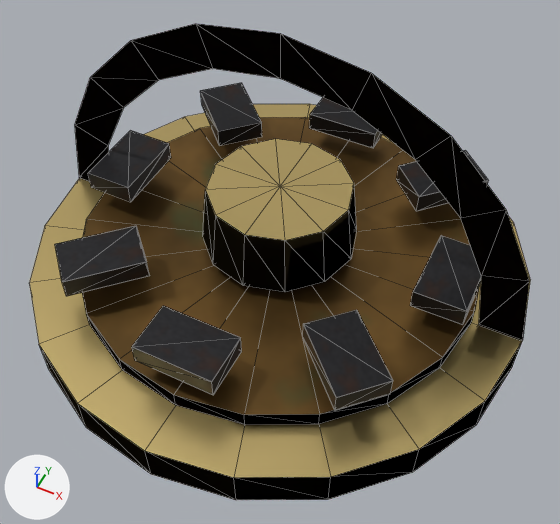
An edit to the Blender file blender_src/props/bagua_lock.blend, drawn before and after from the same camera.
Both versions are drawn from a camera (50 mm lens) standing at (0.173, -0.345, 0.45) and looking at (0.003, -0.005, 0.026). Lighting does not change. The marker at lower left points along +X, +Y and +Z. The first picture is the older version. Mesh edges are drawn as thin lines.

Objects in the first picture: 'Base', 'BaseRing', 'Knob', 'Ring', 'Slot0', 'Slot1', 'Slot2', 'Slot3', 'Slot4', 'Slot5', 'Slot6', 'Slot7'.
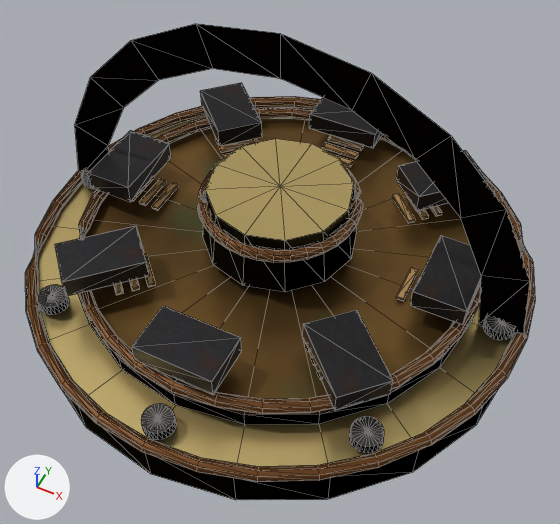
Scene script edits in JSON lines:
```json
{"op": "add", "block": "img_t_bronze_001", "code": ["img_t_bronze_001 = load_image('t_bronze.001', '_unpacked/t_bronze.001', 256, 256, 'sRGB')"]}
{"op": "add", "block": "mat_oldgoldthread", "code": ["mat_oldgoldthread = principled_material('OldGoldThread')", "mat_oldgoldthread.base_color = (0.48, 0.27, 0.095)  # orange #b88e57", "mat_oldgoldthread.metallic = 0.23", "mat_oldgoldthread.roughness = 0.58"]}
{"op": "add", "block": "mat_sootiron", "code": ["mat_sootiron = principled_material('SootIron')", "mat_sootiron.base_color = (0.053, 0.047, 0.04)  # dark grey #413d38", "mat_sootiron.metallic = 0.65", "mat_sootiron.roughness = 0.71"]}
{"op": "add", "block": "mat_oxidizedbrass", "code": ["mat_oxidizedbrass = bpy.data.materials.new('OxidizedBrass')", "# colours: beige #d6af81", "# uses the picture img_t_bronze_001"]}
{"op": "add", "block": "me_art_oldgoldthread", "code": ["me_art_oldgoldthread = bpy.data.meshes.new('Art_OldGoldThread')", "me_art_oldgoldthread.from_pydata(...)  # 576 vertices, 288 faces; spans x -0.122..0.122, y -0.122..0.122, z 0.044..0.046", "me_art_oldgoldthread.materials.append(mat_oldgoldthread)  # orange #b88e57"]}
{"op": "add", "block": "me_art_sootiron", "code": ["me_art_sootiron = bpy.data.meshes.new('Art_SootIron')", "me_art_sootiron.from_pydata(...)  # 1920 vertices, 768 faces; spans x -0.173..0.173, y -0.173..0.173, z 0.034..0.042", "me_art_sootiron.materials.append(mat_sootiron)  # dark grey #413d38"]}
{"op": "add", "block": "me_art_oxidizedbrass", "code": ["me_art_oxidizedbrass = bpy.data.meshes.new('Art_OxidizedBrass')", "me_art_oxidizedbrass.from_pydata(...)  # 891 vertices, 1536 faces; spans x -0.183..0.182, y -0.183..0.183, z 0.029..0.087", "me_art_oxidizedbrass.materials.append(mat_oxidizedbrass)"]}
{"op": "add", "block": "ob_art_oldgoldthread", "code": ["ob_art_oldgoldthread = bpy.data.objects.new('Art_OldGoldThread', me_art_oldgoldthread)", "ob_art_oldgoldthread.parent = ob_bagua_lock", "ob_art_oldgoldthread.location = (0.0, 0.0, 0.0)"]}
{"op": "add", "block": "ob_art_sootiron", "code": ["ob_art_sootiron = bpy.data.objects.new('Art_SootIron', me_art_sootiron)", "ob_art_sootiron.parent = ob_bagua_lock", "ob_art_sootiron.location = (0.0, 0.0, 0.0)"]}
{"op": "add", "block": "ob_art_oxidizedbrass", "code": ["ob_art_oxidizedbrass = bpy.data.objects.new('Art_OxidizedBrass', me_art_oxidizedbrass)", "ob_art_oxidizedbrass.parent = ob_bagua_lock", "ob_art_oxidizedbrass.location = (0.0, 0.0, 0.0)"]}
```

Boxes [x1, y1, x2, y2] around the edits, measured in the pictures (560 x 524 px):
```json
{"object": "Art_OxidizedBrass", "change": "added", "after": [25, 96, 535, 482]}
{"object": "Art_SootIron", "change": "added", "after": [37, 170, 516, 453]}
{"object": "Art_OldGoldThread", "change": "added", "after": [114, 135, 442, 380]}
```
